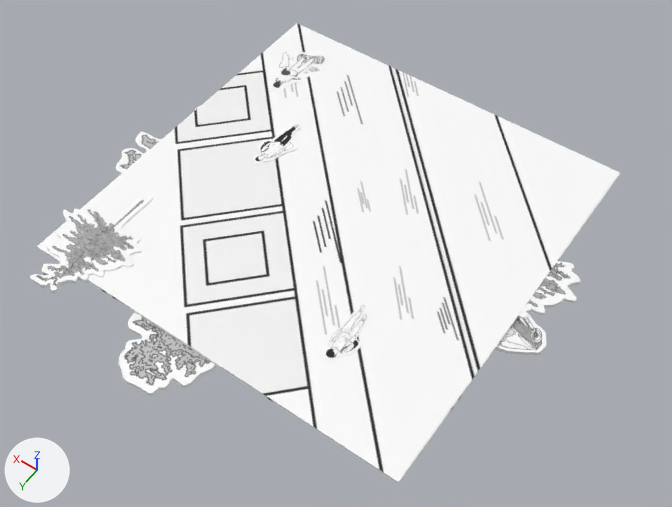
A saved change to the glTF model others/1.gltf.
One viewpoint serves both versions: a camera (50 mm lens) standing at (-0.33, 0.465, 0.646) and looking at (-0.044, 0.065, 0.018). The axes (+X, +Y, +Z) are drawn at lower left. The lights are the same throughout. Both versions are drawn at frame 58 of the action 'CurveAction.001'; the numbers are the values there.

Names of what the first picture shows: 'Curve.004', 'Curve.009', '人物1', '人物3', '平面', '树2', '树2.001', '滑板', '自行车', '车'.
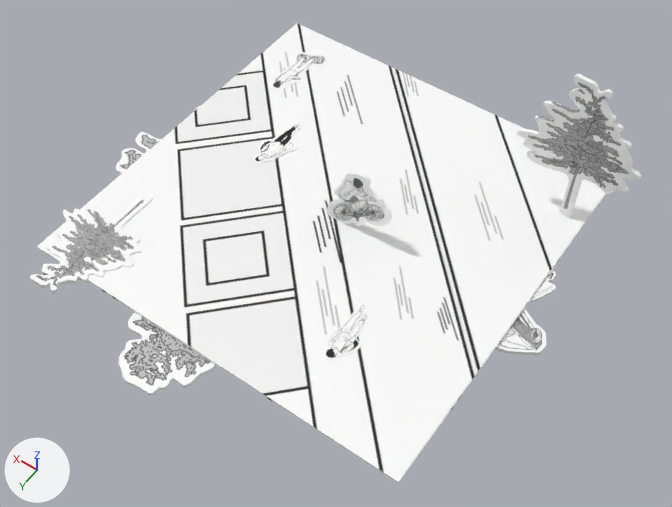
Edits to the scene script, one JSON object a line:
```json
{"op": "set", "path": "ob_curve_004.rotation_euler", "old": "(0.0, 0.0, 0.0)", "new": "(1.571, 0.0, 0.0)", "note": "degrees (0, 0, 0) -> degrees (90, 0, 0)"}
{"op": "set", "path": "ob_自行车.location", "old": "(0.1735, -0.1864, -0.015)", "new": "(-0.0129, 0.0083, -0.015)"}
{"op": "set", "path": "ob_自行车.rotation_euler", "old": "(0.0183, 0.0, 0.0)", "new": "(1.571, 0.0, 0.0)", "note": "degrees (1, 0, 0) -> degrees (90, 0, 0)"}
```

Boxes (x1, y1, x2, y2) around the edits, measured in the pictures (672 x 507 px):
```json
{"object": "Curve.004", "change": "turned", "before": [518, 261, 580, 319], "after": [516, 74, 642, 218]}
{"object": "自行车", "change": "moved, turned", "before": [273, 51, 323, 80], "after": [327, 172, 392, 226]}
```
